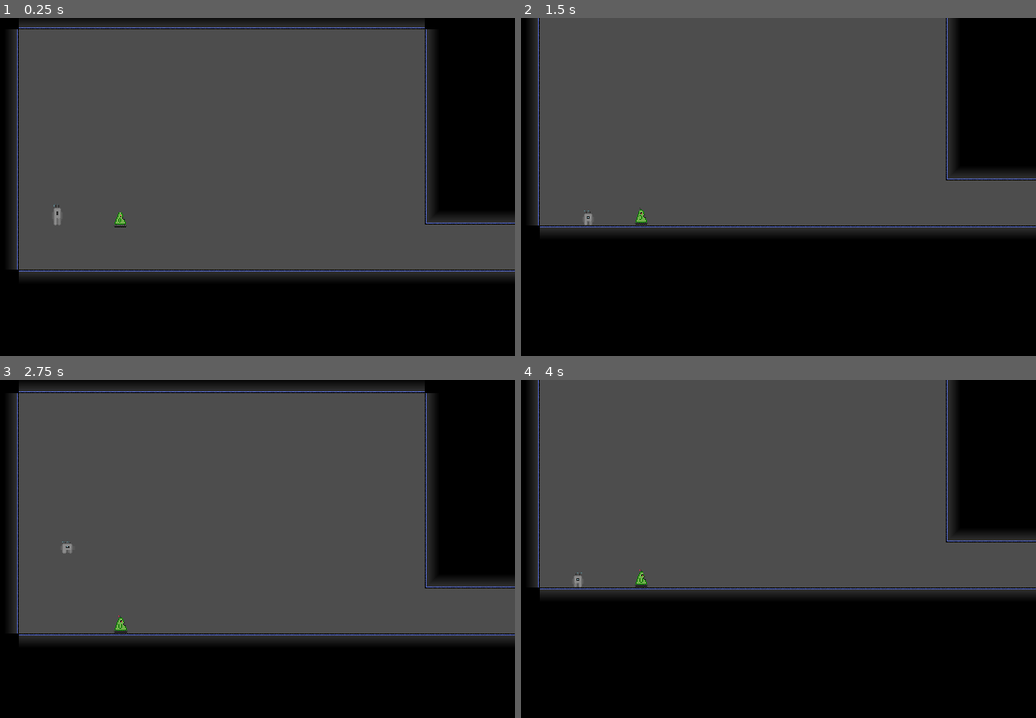
Above: before the commit, frames 1-4 (two rows, left to right).
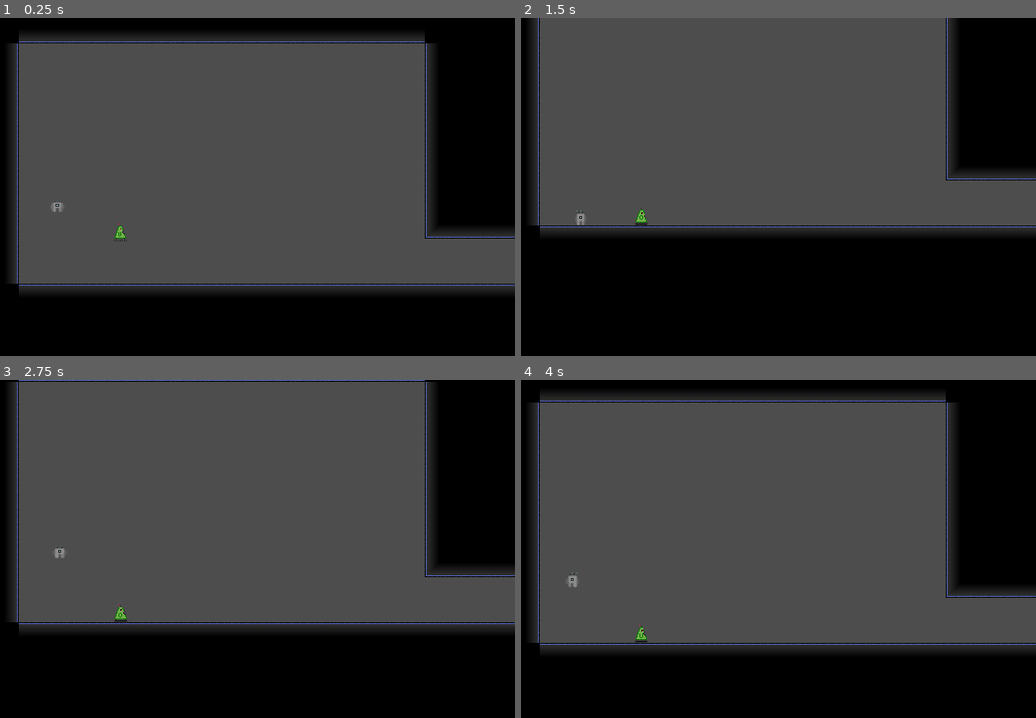
Above: after the commit, the same moments.

Repository: vavakado/cybergalic
Game: Godot game, scene res://main_scene/game.tscn
Same seed, same stepped clock (60 frames per second), same inputs: the game is played once before the commit and once after it.
Inputs:
- Up to frame 1 (0.25 s): no input
- Up to frame 2 (1.5 s): hold Up (ui_up) from 0.53 s (still down); tap A (A) at 0.6 s; tap D (D) at 0.8, 1.35 s
- Up to frame 3 (2.75 s): tap S (S) at 1.55, 2.1 s; tap Enter at 2 s; release Up (ui_up) at 2.03 s; tap W (W) at 2.3 s
- Up to frame 4 (4 s): hold Up (ui_up) from 2.78 s (still down); tap W (W) at 2.85 s; tap A (A) at 3.8 s

The runs differ from the first frame. In frame 1, 13% of the frame differs, in the area x 2-100%, y 0-82%; in frame 2, 0.1%; in frame 3, 9.5%; in frame 4, 26%, in the area x 2-100%, y 0-81%.

Commit message:
feat: ayo what de fuck

Diff:
--- a/elements/Player/player.gd
+++ b/elements/Player/player.gd
@@ -1,41 +1,56 @@
 extends CharacterBody2D
 
+const max_speed = 9600.0
+const accel = 50
+const friction = 70
 
 const SPEED = 160.0
-const JUMP_VELOCITY = -400.0
-var jump_count = 0
+const JUMP_VELOCITY = -1000.0
+const max_jumps = 1
+var current_jumps = 0
 signal new_tile(index: int)
 
-# The target scale factor for the sprite.
-var target_scale := Vector2(1.0, 1.0)
-# Get the gravity from the project settings to be synced with RigidBody nodes.
-var gravity = ProjectSettings.get_setting("physics/2d/default_gravity")
+var gravity = 4320.0
 
 @onready var raycastleft = $RayCastLeft
 @onready var raycastright = $RayCastRight
 @onready var animation = $AnimatedSprite2D
 
+func input() -> Vector2:
+	var input_dir = Vector2.ZERO
+
+	input_dir.x = Input.get_axis("A", "D")
+	input_dir.y = Input.get_axis("S", "W")
+	input_dir = input_dir.normalized()
+	return input_dir
+
+func player_movement():
+	if Input.is_action_just_pressed("A"):
+		animation.set_flip_h(true)
+	if Input.is_action_just_pressed("D"):
+		animation.set_flip_h(false)
+	move_and_slide()
+
+func jump(delta):
+	if Input.is_action_just_pressed("W"):
+		if current_jumps < max_jumps:
+			velocity.y = JUMP_VELOCITY
+			current_jumps += 1
+	if is_on_floor():
+		current_jumps = 0
+
 func _physics_process(delta):
-	#if not is_on_floor():
-		#velocity.y += gravity * delta
-	#if Input.is_action_just_pressed("ui_up") and is_on_floor():
-		#jump_count = 1
-		#velocity.y = JUMP_VELOCITY
-	if not is_on_floor() or jump_count == 1 or jump_count == 2:
-		#print("0")
-		velocity.y += gravity * delta
-	if Input.is_action_just_pressed("W") and is_on_floor():
-		#print("1")
-		jump_count = 1
-		velocity.y = JUMP_VELOCITY
-	elif Input.is_action_just_pressed("W") and not is_on_floor() and jump_count == 1:
-		jump_count = 2
-		velocity.y = JUMP_VELOCITY
-	elif is_on_floor():
-		jump_count = 0
-	var direction = Input.get_axis("A", "D")
-	velocity.x = direction * SPEED
-	move_and_slide()
+	velocity.y += gravity * delta
+	var input_dir: Vector2 = input()
+
+	if input_dir != Vector2.ZERO:
+		velocity = velocity.move_toward(max_speed * input_dir * delta, accel)
+		animation.play("run")
+	else:
+		velocity = velocity.move_toward(Vector2.ZERO, friction)
+		animation.play("idle")
+	jump(delta)
+
 
 	if not is_on_floor():
 		$AnimatedSprite2D.scale.y = remap(abs(velocity.y), 0, abs(JUMP_VELOCITY), 0.75, 1.75)
@@ -43,15 +58,6 @@
 	else:
 		$AnimatedSprite2D.scale = Vector2(1,1)
 
-
-	if direction < 0:
-		animation.set_flip_h(true)
-	if direction > 0:
-		animation.set_flip_h(false)
-	if direction == 0:
-		animation.play("idle")
-	elif direction :
-		animation.play("run")
-
 	if raycastleft.is_colliding() or raycastright.is_colliding():
 		new_tile.emit(floor(global_position.x/640)+1)
+	player_movement()
